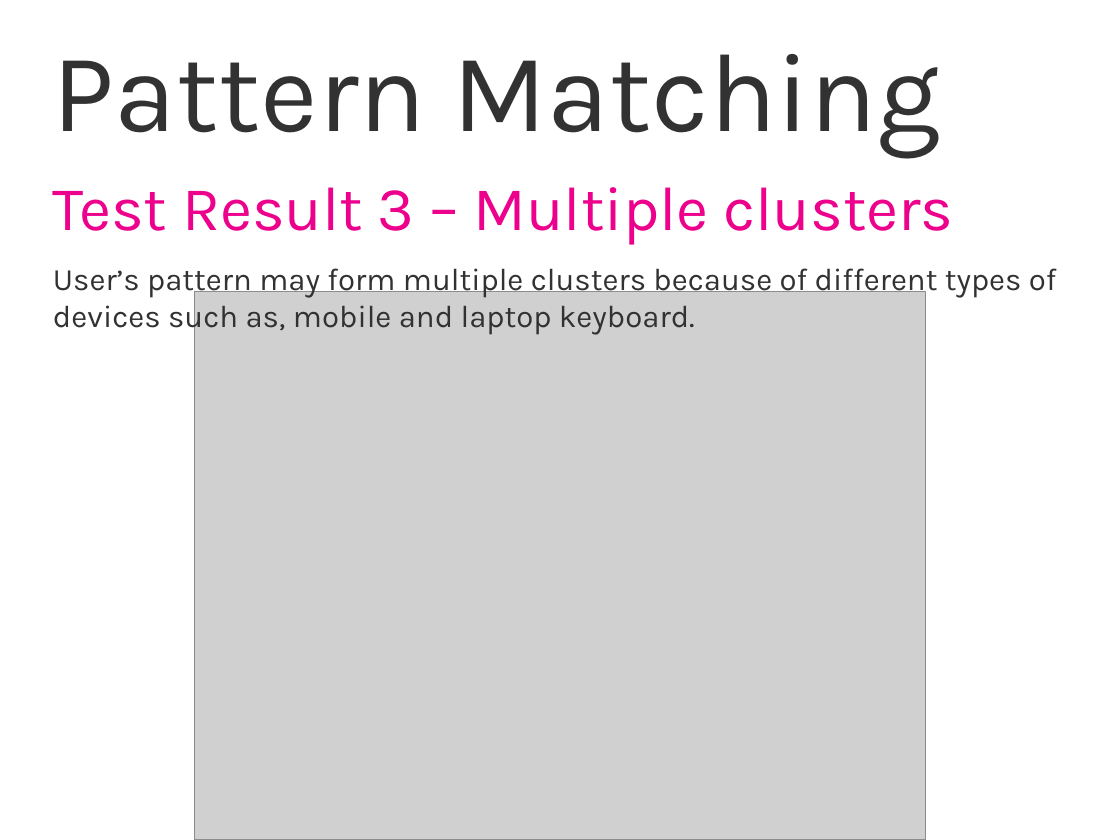
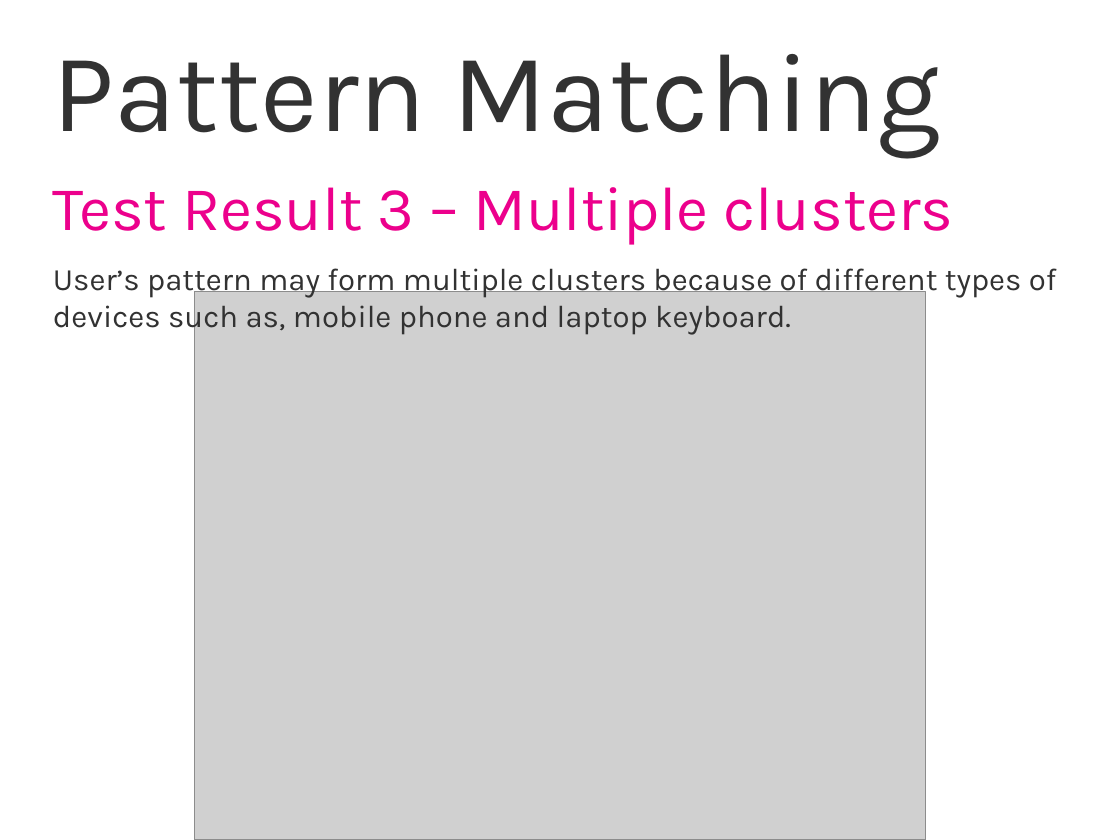
Before and after one commit to swift-fox/ksd-auth, a slide deck: slide 12 of ksd-auth.pptx (slide 13 before the commit). Drawn at 1120x840 pixels with LibreOffice and Linux fonts; fonts in the diff are those of the drawing; grey boxes stand for pictures; background and template pictures are left out. Boxes give left, top, right and bottom in pixels: in the first picture for what was removed or moved away, otherwise in the second. Text is boxed around its words. In the diff, an @@ line names an element or a change of style, - is before the commit and + after.

```diff
--- a/ksd-auth.pptx
+++ b/ksd-auth.pptx
@@ text at [53,268,1057,335]: text changed @@
-  User’s pattern may form multiple clusters because of different types of devices such as, mobile and laptop keyboard.
+  User’s pattern may form multiple clusters because of different types of devices such as, mobile phone and laptop keyboard.
```
Also in this commit, not shown: 4 other slides changed, 1 slide removed.
